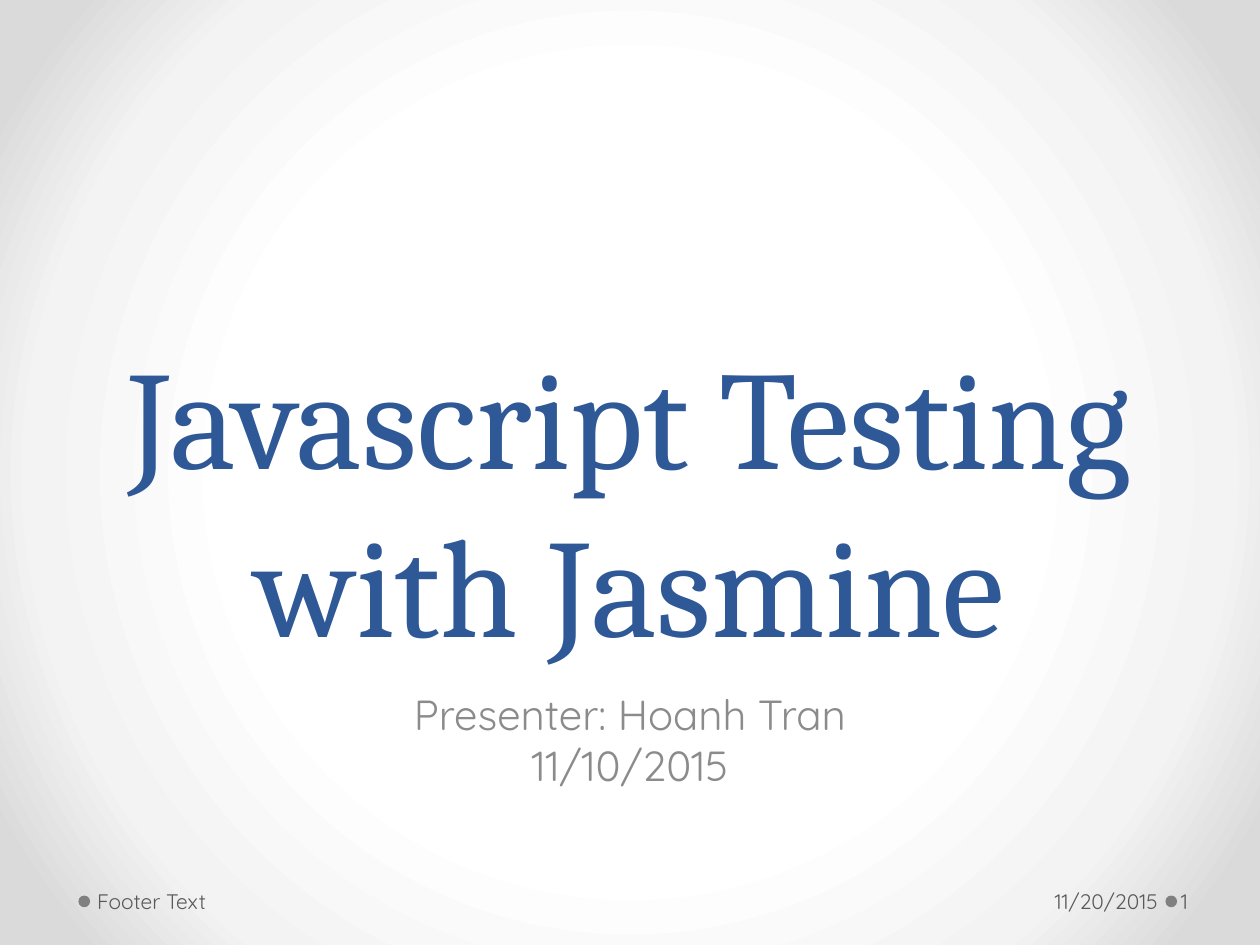
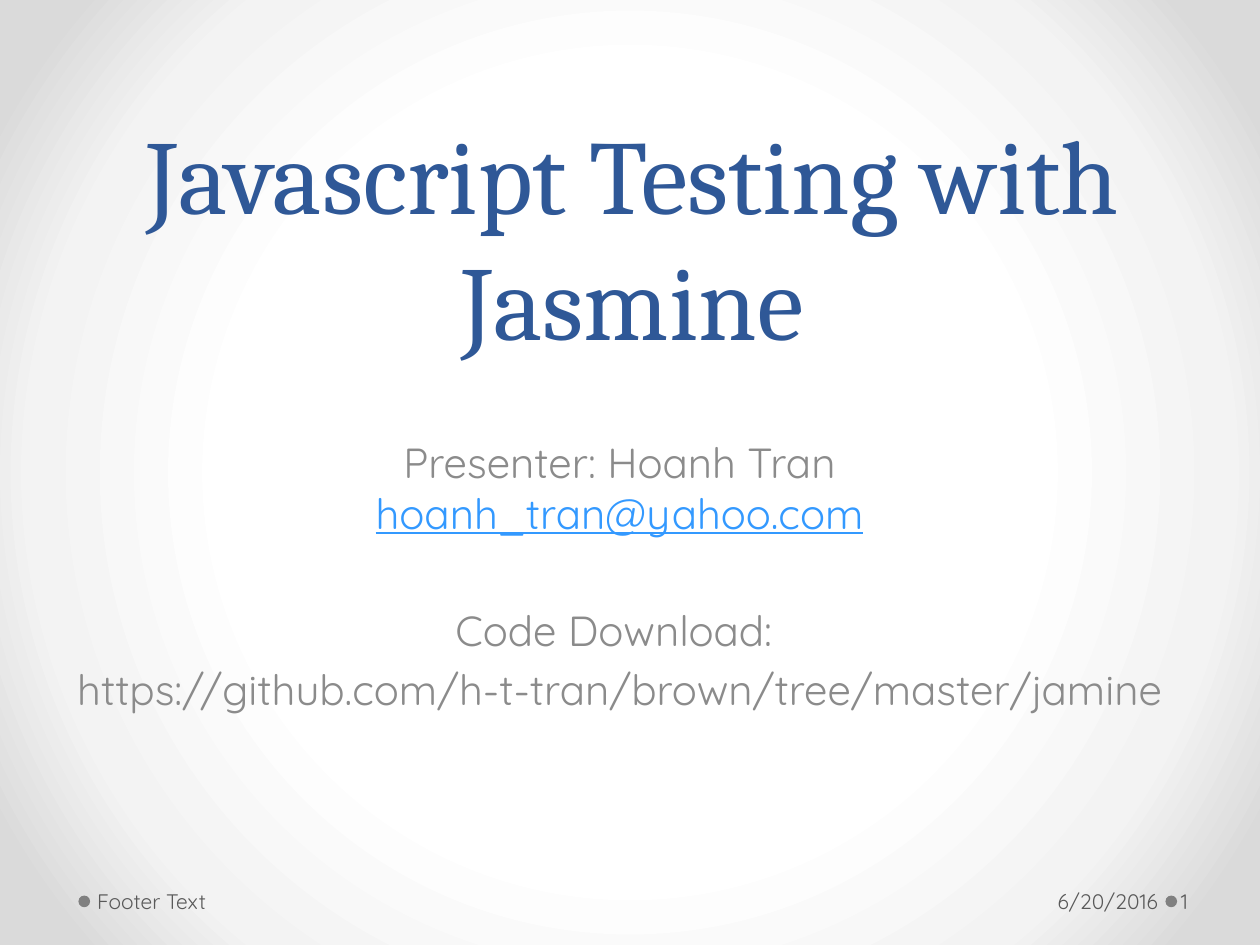
Before and after one commit to h-t-tran/brown, a slide deck: slide 1 of jamine/tech-presentation-jasmine.pptx. Drawn at 1260x945 pixels with LibreOffice and Linux fonts; fonts in the diff are those of the drawing. Boxes give left, top, right and bottom in pixels: in the first picture for what was removed or moved away, otherwise in the second. Text is boxed around its words. In the diff, an @@ line names an element or a change of style, - is before the commit and + after.

```diff
--- a/jamine/tech-presentation-jasmine.pptx
+++ b/jamine/tech-presentation-jasmine.pptx
@@ title "Javascript Testing with Jasmine": place and size @@
-title "Javascript Testing with Jasmine" at [128, 375, 1131, 665]
+title "Javascript Testing with Jasmine" at [146, 141, 1119, 361]
@@ title "Javascript Testing with Jasmine" at [146, 141, 1119, 361]: size 80 to 60 pt @@
@@ subtitle at [77, 447, 1162, 714]: text changed @@
-Presenter: Hoanh Tran
-11/10/2015
+Presenter: Hoanh Tran
+hoanh_tran@yahoo.com
+Code Download:
+https://github.com/h-t-tran/brown/tree/master/jamine
@@ text at [1058, 892, 1158, 912]: text changed @@
-11/20/2015
+6/20/2016
```
Also in this commit, not shown: 20 other slides changed, 4 other files.
